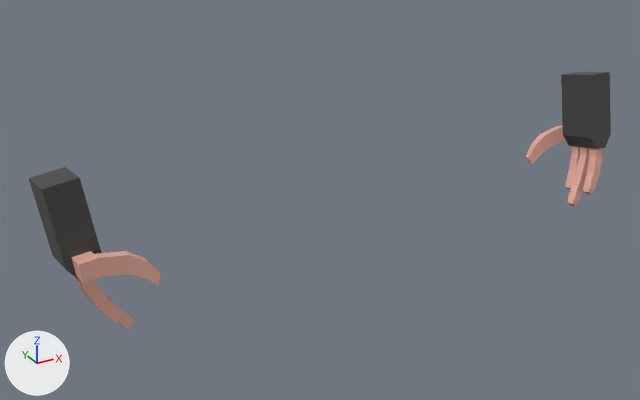
What one commit did to the Blender file Blender/robot.blend.
Both versions are drawn from a 50 mm camera at (-5.25, -8.2, 8.79) aimed at (-0.45, 0.54, 4.42). The lights are fixed; the arrows at lower left show +X, +Y and +Z. The same objects are shown in both versions, whatever each file hides.
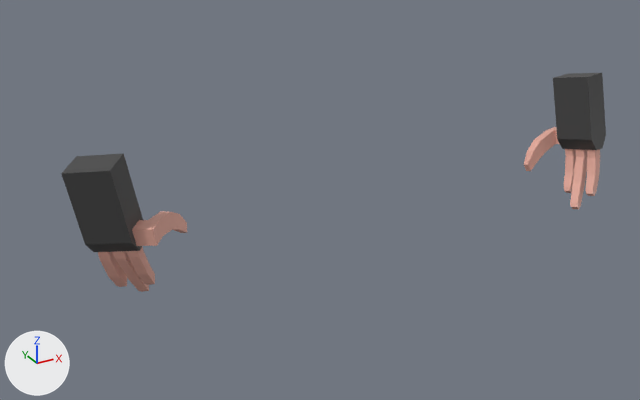
ob_main_r is not drawn itself; it is the parent of ob_cube_014, ob_cube_015, ob_cube_016, ob_cube_017, ob_cube_018.
ob_main_g is not drawn itself; it is the parent of ob_cube_019, ob_cube_020, ob_cube_021, ob_cube_022, ob_cube_023.

The change, as a diff of the scene's bpy script:
```diff
--- a/Blender/robot.blend.py
+++ b/Blender/robot.blend.py
@@ ob_main_r @@
 ob_main_r.location = (3.865, 0.0, 5.416)
+ob_main_r.rotation_euler = (0.0, 0.0, 0.261)  # degrees (0, 0, 15)
 ob_main_r.scale = (0.409, 0.409, 0.409)
@@ ob_main_g @@
 ob_main_g.location = (-3.627, 0.889, 5.211)
-ob_main_g.rotation_euler = (0.359, 0.093, 3.186)  # degrees (21, 5.3, 183)
+ob_main_g.rotation_euler = (0.359, 0.093, 4.027)  # degrees (21, 5.3, 231)
 ob_main_g.scale = (0.409, 0.409, 0.409)
```

Where the change shows, as pixel boxes (x1, y1, x2, y2) in the pictures (640 x 400 px):
'Cube.019', turned: before (29, 167, 101, 281); after (61, 153, 143, 252)
'Cube.014', turned: before (561, 72, 611, 149); after (553, 73, 606, 150)
'Cube.023', turned: before (71, 251, 161, 285); after (132, 211, 187, 246)
'Cube.022', turned: before (80, 279, 123, 323); after (127, 247, 155, 285)
'Cube.018', turned: before (526, 125, 566, 164); after (524, 127, 560, 171)
'Cube.016', turned: before (568, 147, 589, 207); after (570, 149, 587, 209)
'Cube.021', turned: before (76, 278, 134, 328); after (113, 251, 149, 292)
'Cube.015', turned: before (583, 148, 603, 195); after (585, 149, 600, 196)
'Cube.020', turned: before (72, 275, 93, 303); after (98, 252, 127, 287)
'Cube.017', turned: before (565, 146, 580, 190); after (564, 149, 576, 193)
